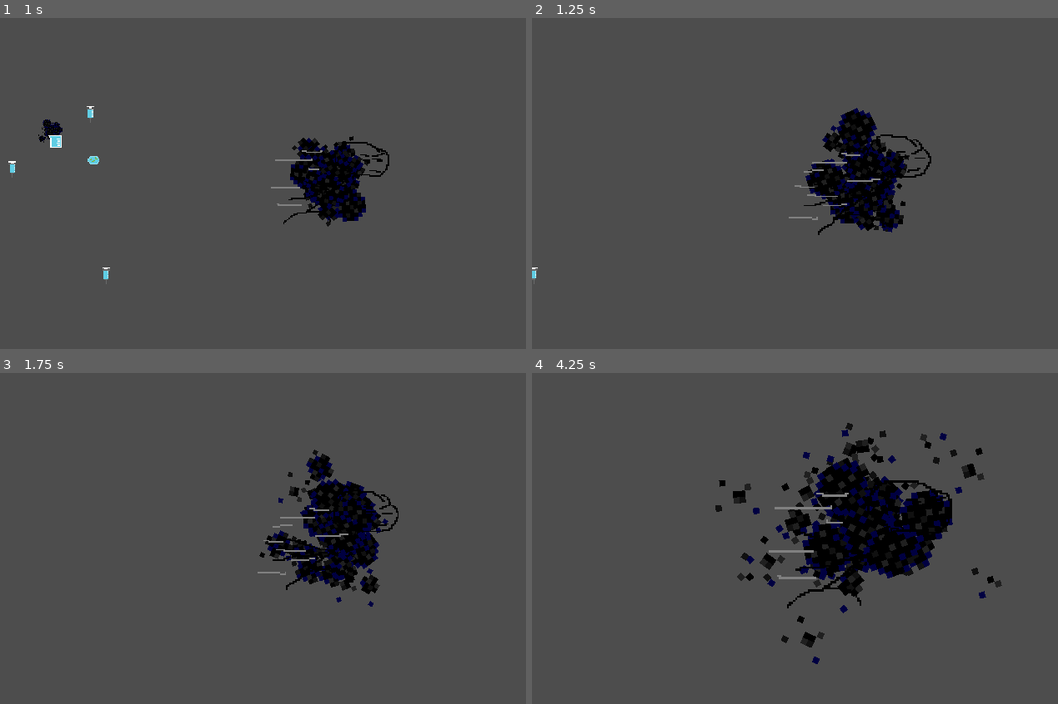
Above: before the commit, frames 1-4 (two rows, left to right).
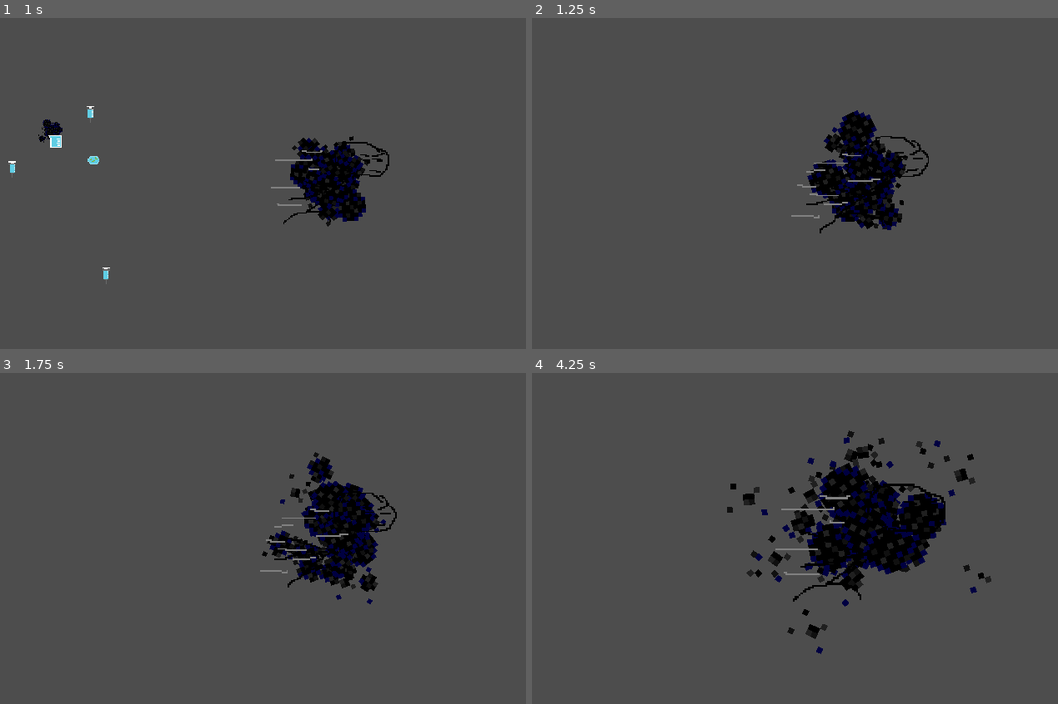
Above: after the commit, the same moments.

Repository: BenBenBenB/godot-testing-2d
Game: Godot game, scene res://scene/level/level_02.tscn
Same seed, same stepped clock (60 frames per second), same inputs: the game is played once before the commit and once after it. This scene is started directly instead of the project's main scene.
Inputs:
- Up to frame 1 (1 s): tap Enter (ui_accept) at 0.5, 0.77 s; hold D (move_right) from 0.53 s (still down); hold Space (grow) from 0.53 s (still down)
- Up to frame 2 (1.25 s): keep holding D (move_right); keep holding Space (grow)
- Up to frame 3 (1.75 s): keep holding D (move_right); release Space (grow) at 1.28 s; tap Shift (shrink) at 1.35 s; tap Enter (ui_accept) at 1.52 s
- Up to frame 4 (4.25 s): release D (move_right) at 2.03 s; hold A (move_left) 2.03-2.78 s; hold C 2.03-2.78 s; hold D (move_right) from 2.78 s (still down); tap X at 2.85 s; tap Enter (ui_accept) at 3.02, 3.77 s; hold Space (grow) from 3.53 s (still down)

Frame 1 is identical in both runs. In frame 2, 1.4% of the frame differs, in the area x 0-76%, y 27-81%; in frame 3, 1.7%; in frame 4, 6.3%, in the area x 34-90%, y 15-88%.

Commit message:
simplify consumption

Diff:
--- a/scene/entity/generic_food.gd
+++ b/scene/entity/generic_food.gd
@@ -6,7 +6,6 @@
 func _ready():
 	sprite_2d.frame = randi_range(0, 8)
 
-func _on_body_entered(body):
-	var player = get_tree().get_first_node_in_group("Player")
-	player.consume_mass(mass)
+func _on_body_entered(body: CharacterBody2D):
+	body.consume_mass(mass)
 	queue_free()
